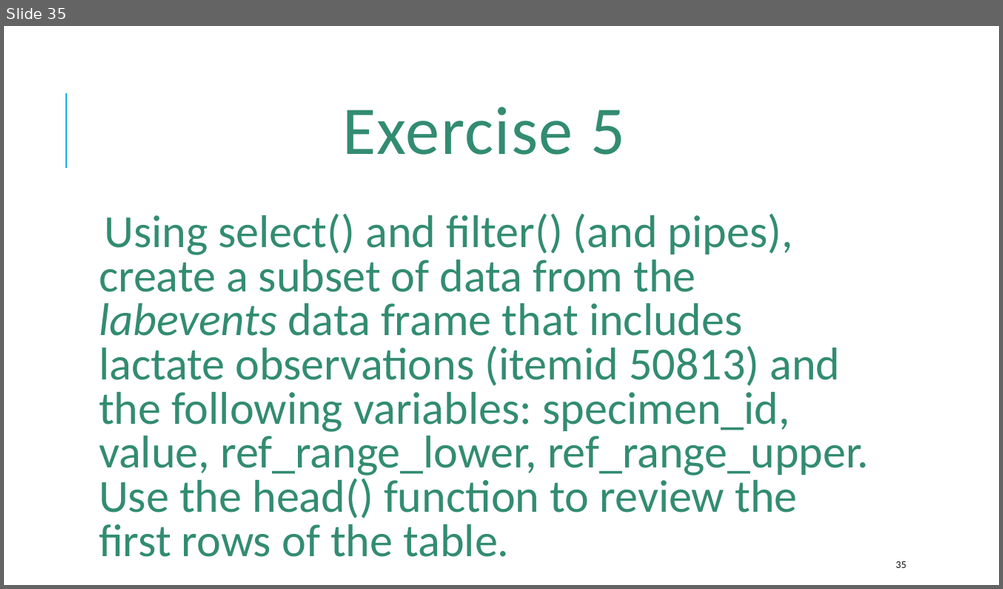
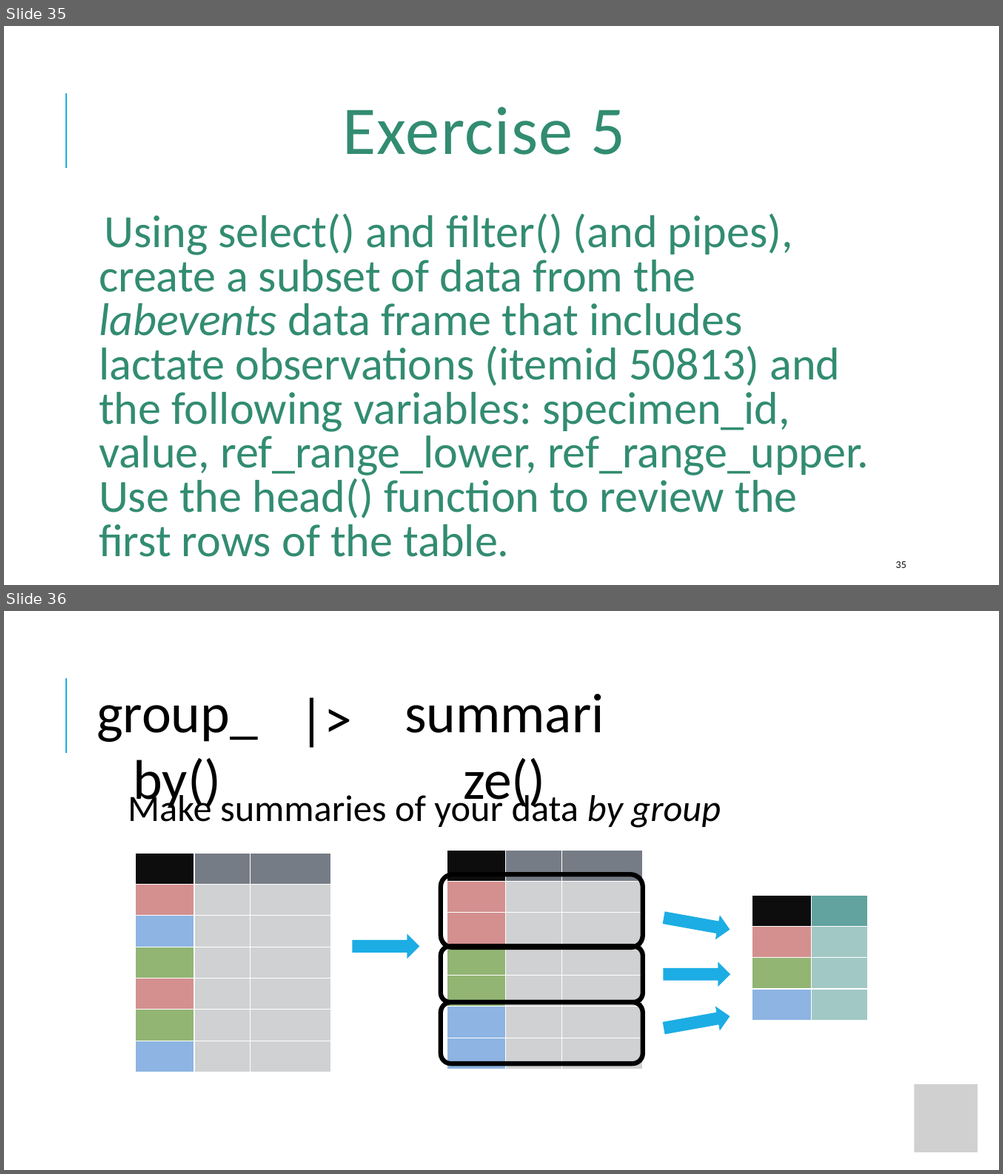
Before and after one commit to amromeo/api_r_int_db_24, a slide deck: presentations/02 - Databases with R.pptx. Shown one above the other, each under a label of ours: slide 35 before the commit, slides 35 and 36 after it. The pictures are 1003x589 and 1003x1174 pixels, drawn with LibreOffice and Linux fonts; fonts in the diff are those of the drawing; grey boxes stand for pictures. Boxes give left, top, right and bottom in pixels: in the first picture for what was removed or moved away, otherwise in the second. Text is boxed around its words. In the diff, an @@ line names an element or a change of style, - is before the commit and + after.

```diff
--- a/presentations/02 - Databases with R.pptx
+++ b/presentations/02 - Databases with R.pptx
@@ slide 36 added at (x1=4, y1=611, x2=999, y2=1170), background #FFFFFF; not listed: 1 template element that a slide beside it also shows @@
@@ text added at (x1=387, y1=673, x2=621, y2=749), 54 pt, text #000000 @@
+summarize()
@@ text added at (x1=291, y1=679, x2=374, y2=755), 54 pt, text #000000 @@
+|>
@@ text added at (x1=96, y1=705, x2=258, y2=812), 54 pt, text #000000 @@
+group_by()
@@ text added at (x1=128, y1=790, x2=720, y2=828), 36 pt, text #000000 @@
+Make summaries of your data by group
@@ table added at (x1=135, y1=853, x2=331, y2=1072), 7 rows, 3 columns @@
+ |  | 
+ |  | 
+ |  | 
+ |  | 
+ |  | 
+ |  | 
+ |  | 
@@ table added at (x1=752, y1=895, x2=868, y2=1021), 4 rows, 2 columns @@
+ | 
+ | 
+ | 
+ | 
@@ right arrow added at (x1=661, y1=906, x2=731, y2=942), fill #1CADE4 @@
@@ right arrow added at (x1=353, y1=934, x2=420, y2=959), fill #1CADE4 @@
@@ right arrow added at (x1=663, y1=963, x2=730, y2=987), fill #1CADE4 @@
@@ group added at (x1=441, y1=851, x2=643, y2=1070): 3 rounded rectangles, 1 table @@
+ |  | 
+ |  | 
+ |  | 
+ |  | 
+ |  | 
+ |  | 
+ |  | 
@@ right arrow added at (x1=661, y1=1005, x2=731, y2=1040), fill #1CADE4 @@
@@ picture added at (x1=914, y1=1085, x2=978, y2=1153) @@
```
Also in this commit, not shown: 3 slides changed, 8 other slides added, 1 slide removed, 1 other file.
